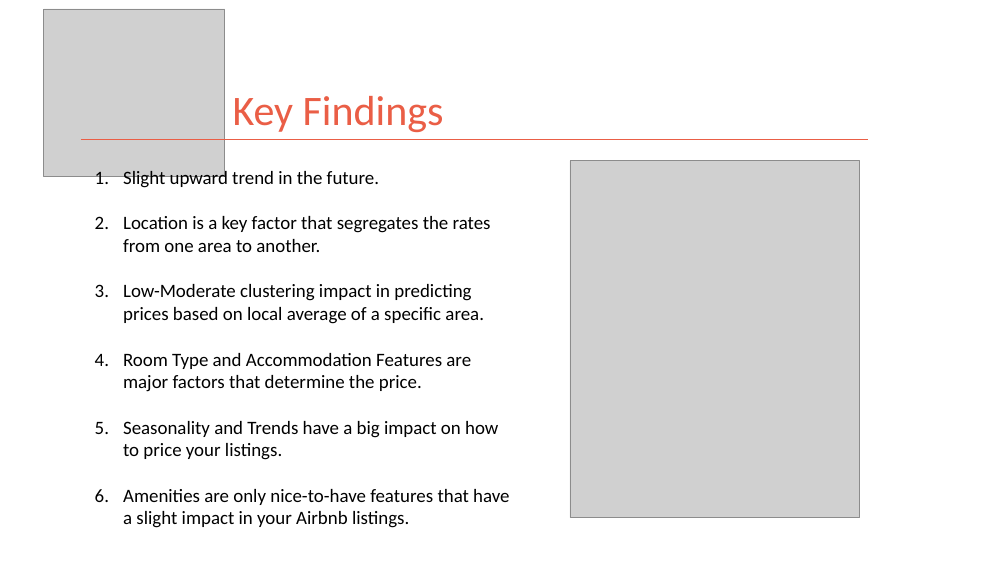
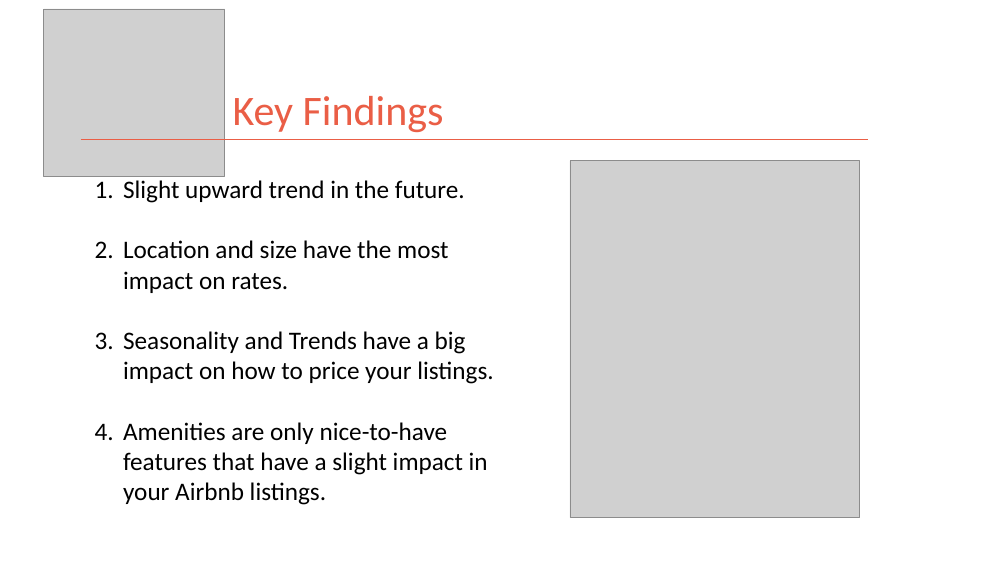
Before and after one commit to kman4/AirbnbPredictions, a slide deck: slide 7 of Airbnb Price Predictions (Model).pptx. Drawn at 1008x567 pixels with LibreOffice and Linux fonts; fonts in the diff are those of the drawing; grey boxes stand for pictures. Boxes give left, top, right and bottom in pixels: in the first picture for what was removed or moved away, otherwise in the second. Text is boxed around its words. In the diff, an @@ line names an element or a change of style, - is before the commit and + after.

Commit message:
update powerpoint

```diff
--- a/Airbnb Price Predictions (Model).pptx
+++ b/Airbnb Price Predictions (Model).pptx
@@ text at bbox=[123, 180, 493, 505]: size 18 to 24 pt in "Slight upward trend in the future.", "Seasonality and Trends have a big impact ...", "Amenities are only nice-to-have features that have ..." @@
@@ text at bbox=[123, 240, 448, 293]: text changed; size 18 to 24 pt @@
-2. Location is a key factor that segregates the rates from one area to another.
-3. Low-Moderate clustering impact in predicting prices based on local average of a specific area.
-4. Room Type and Accommodation Features are major factors that determine the price.
+2. Location and size have the most impact on rates.
```
Also in this commit, not shown: 1 other slide changed.
